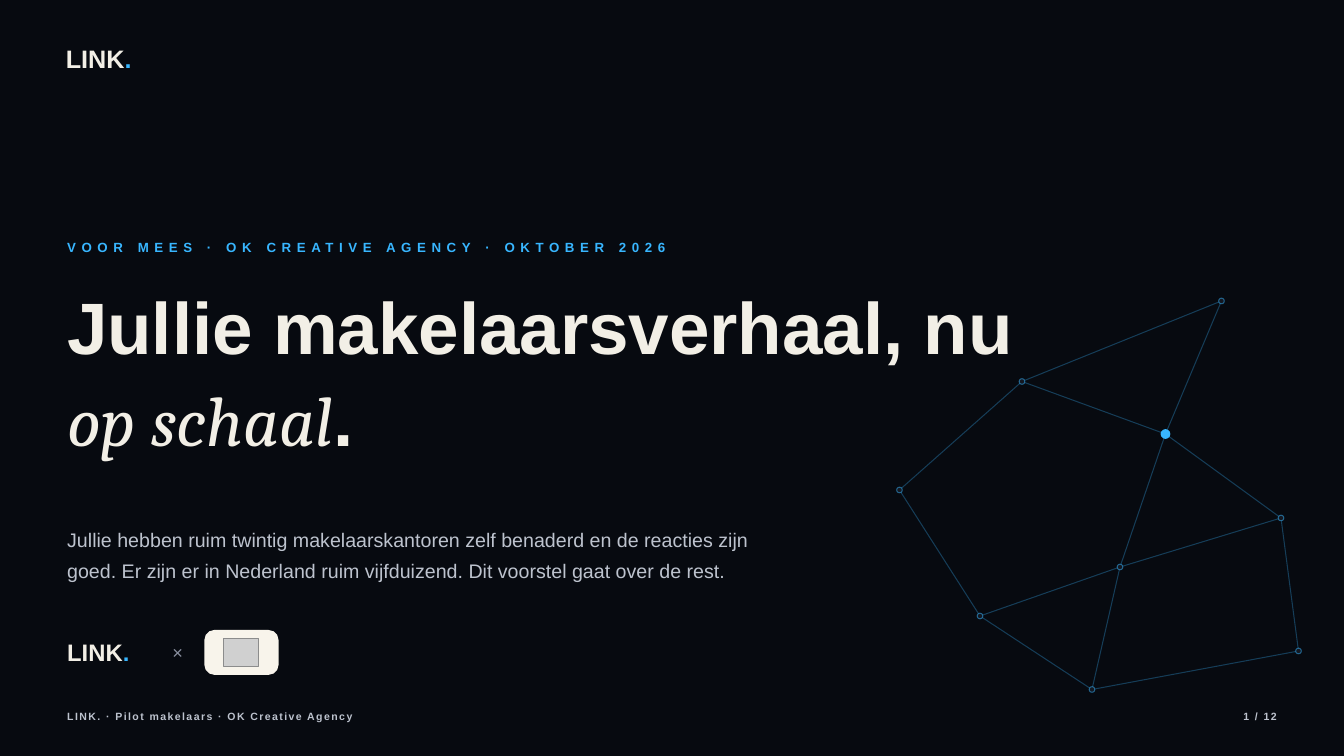
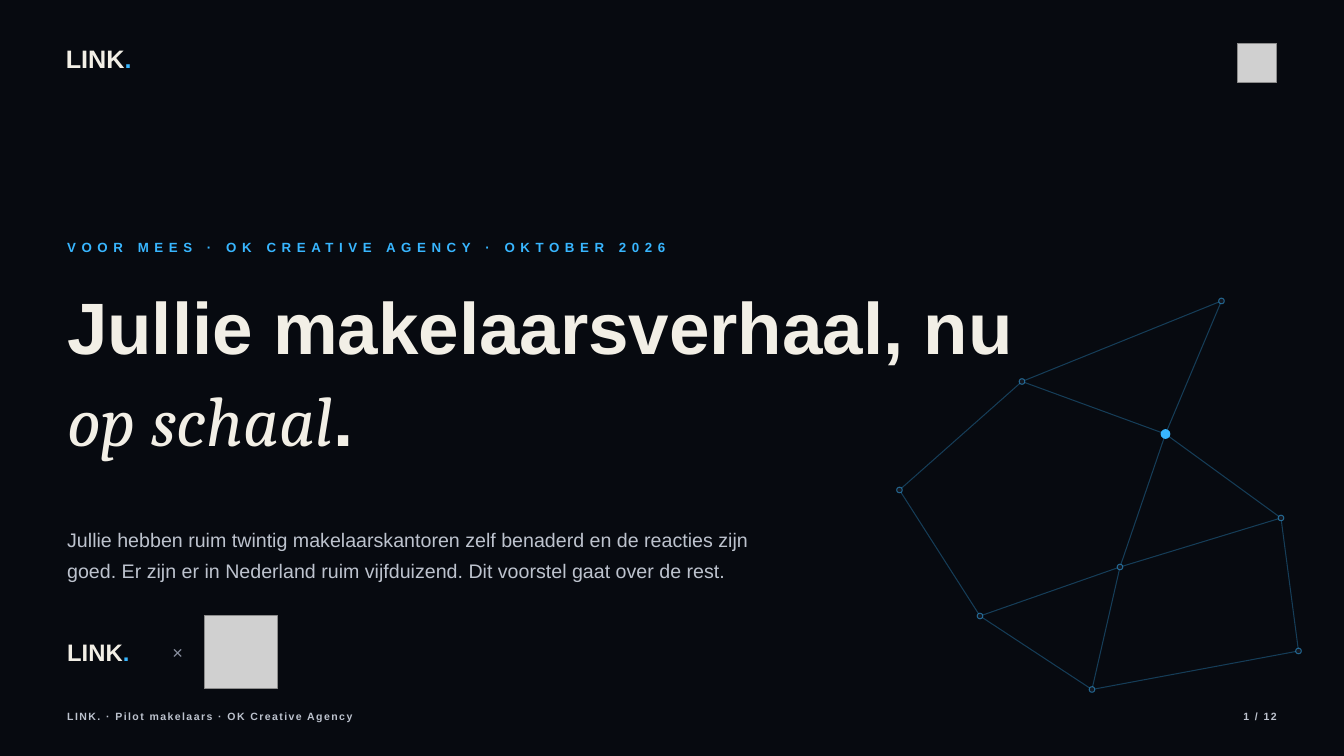
Before and after one commit to hens-lang/Test, a slide deck: slide 1 of output/LINK. pilotvoorstel OK Creative Agency.pptx. Drawn at 1344x756 pixels with LibreOffice and Linux fonts; fonts in the diff are those of the drawing; grey boxes stand for pictures. Boxes give left, top, right and bottom in pixels: in the first picture for what was removed or moved away, otherwise in the second. Text is boxed around its words. In the diff, an @@ line names an element or a change of style, - is before the commit and + after.

```diff
--- a/output/LINK. pilotvoorstel OK Creative Agency.pptx
+++ b/output/LINK. pilotvoorstel OK Creative Agency.pptx
@@ picture added at (1238, 43, 1277, 83) @@
@@ picture added at (205, 616, 277, 689) @@
@@ rounded rectangle removed at (205, 630, 278, 675) @@
@@ picture removed at (224, 638, 259, 666) @@
```
Also in this commit, not shown: 11 other slides changed, 18 other files.
